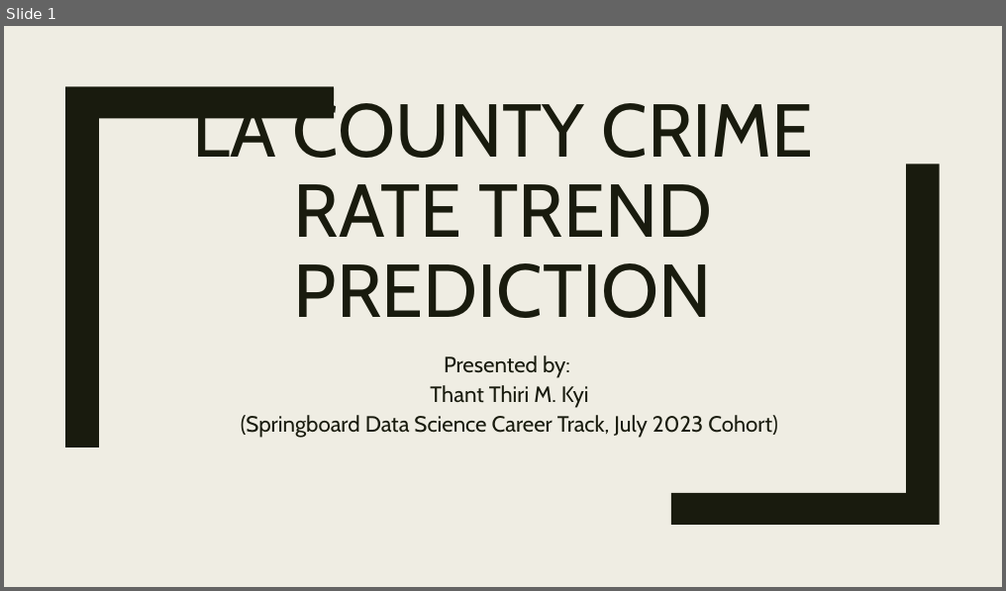
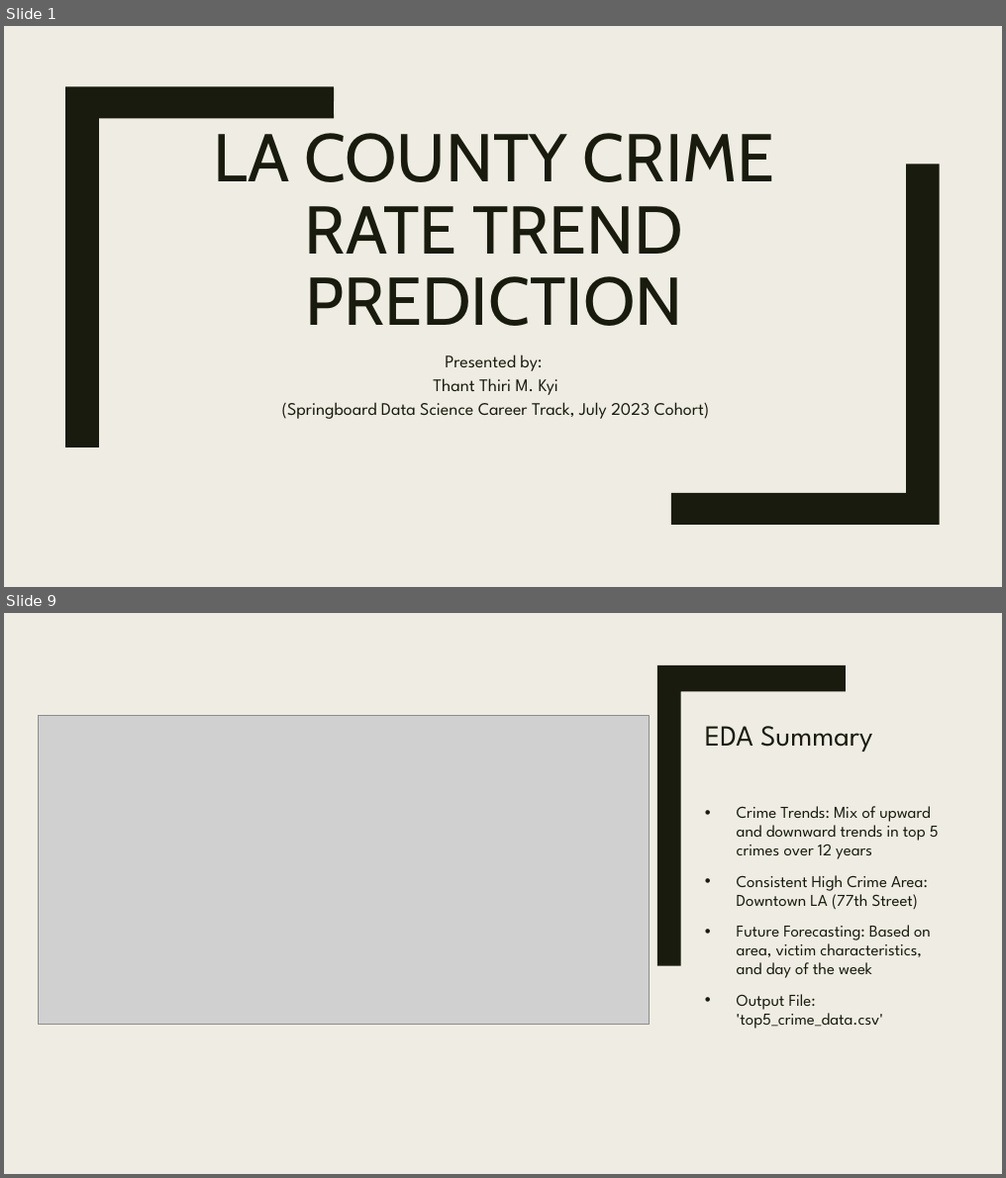
Before and after one commit to thikyi/DataScienceCapstoneTwo, a slide deck: reports/ProjectPresentation_v1.0.pptx. Shown one above the other, each under a label of ours: slide 1 before the commit, slides 1 and 9 after it; the slides between them are not shown. The pictures are 1006x591 and 1006x1178 pixels, drawn with LibreOffice and Linux fonts; fonts in the diff are those of the drawing; grey boxes stand for pictures. Boxes give left, top, right and bottom in pixels: in the first picture for what was removed or moved away, otherwise in the second. Text is boxed around its words. In the diff, an @@ line names an element or a change of style, - is before the commit and + after.

```diff
--- a/reports/ProjectPresentation_v1.0.pptx
+++ b/reports/ProjectPresentation_v1.0.pptx
@@ slide 9 added at <box>4,613,1002,1174</box>, background #EFEDE3 @@
@@ rectangle added at <box>4,613,1002,1174</box>, fill #EFEDE3 @@
@@ rectangle added at <box>43,613,61,1174</box>, fill #191B0E @@
@@ freeform shape added at <box>657,665,846,966</box>, fill #191B0E @@
@@ picture added at <box>38,716,648,1024</box> @@
@@ title added at <box>705,726,872,752</box>, 28 pt, text #191B0E @@
+EDA Summary
@@ text added at <box>737,806,939,1029</box>, 16 pt, text #191B0E @@
+• Crime Trends: Mix of upward and downward trends in top 5 crimes over 12 years
+• Consistent High Crime Area: Downtown LA (77th Street)
+• Future Forecasting: Based on area, victim characteristics, and day of the week
+• Output File: 'top5_crime_data.csv'
@@ slide 1 changed as well @@
@@ title "LA COUNTY CRIME RATE TREND ...": place and size @@
-title "LA COUNTY CRIME RATE TREND ..." at <box>192,94,814,318</box>
+title "LA COUNTY CRIME RATE TREND ..." at <box>214,133,774,326</box>
@@ title "LA COUNTY CRIME RATE TREND ..." at <box>214,133,774,326</box>: size 72 to 65 pt @@
@@ subtitle "Presented by:": place and size @@
-subtitle "Presented by:" at <box>241,356,778,438</box>
+subtitle "Presented by:" at <box>282,355,710,419</box>
@@ subtitle "Presented by:" at <box>282,355,710,419</box>: size 21.3 to 17 pt, font Cabin to League Spartan @@
```
Also in this commit, not shown: 14 other slides added, 11 slides removed, 2 other files.
